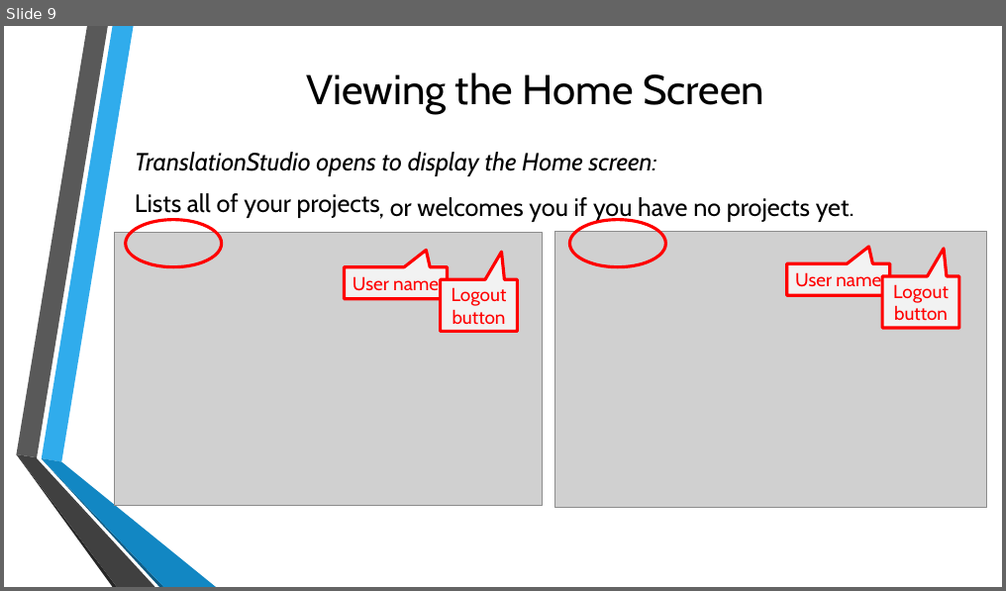
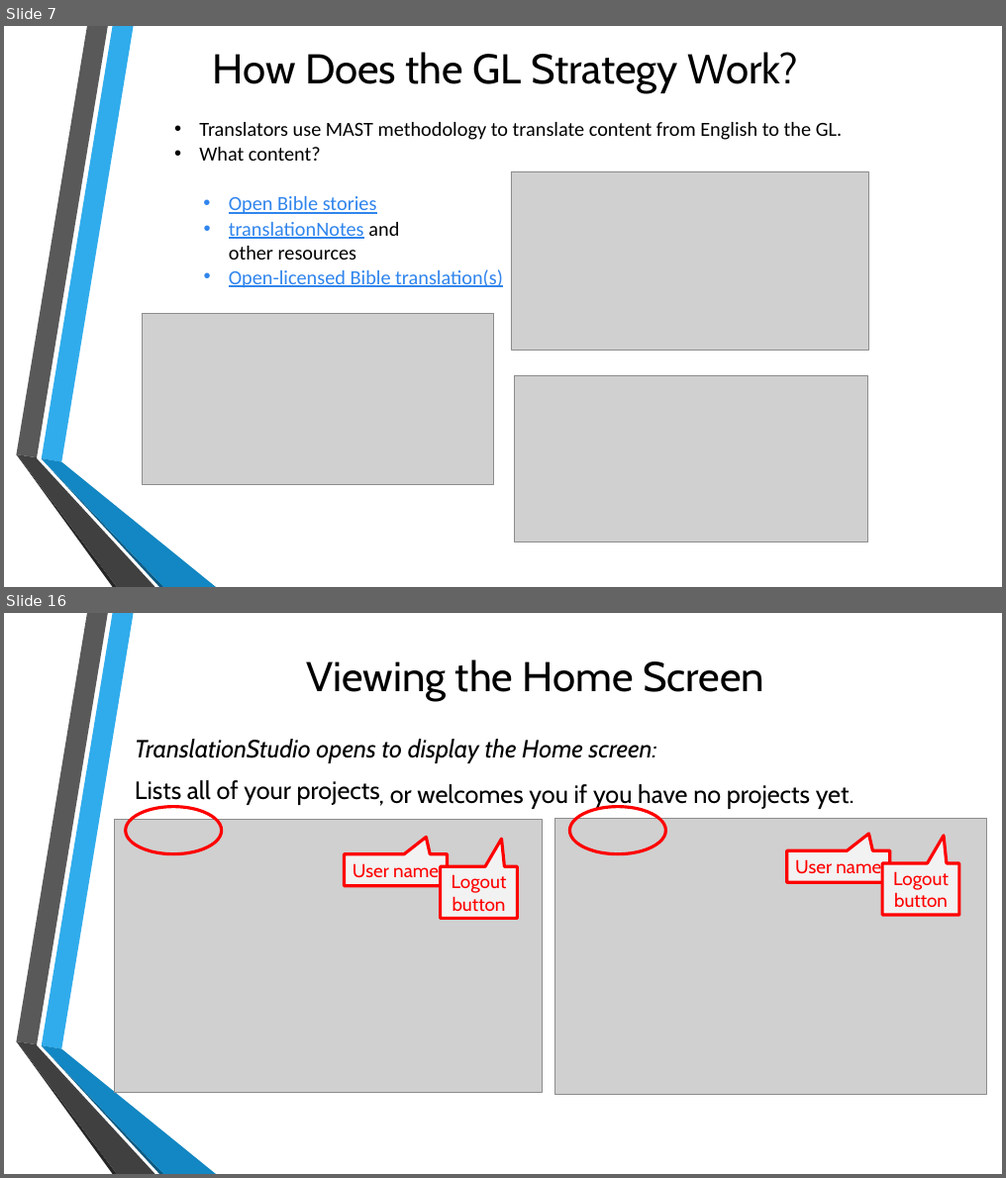
Before and after one commit to unfoldingWord-dev/translationStudio-Info, a slide deck: docs/GetStarted.pptx. Shown one above the other, each under a label of ours: slide 9 before the commit, slides 7 and 16 after it; the slides between them are not shown. The pictures are 1006x591 and 1006x1178 pixels, drawn with LibreOffice and Linux fonts; fonts in the diff are those of the drawing; grey boxes stand for pictures; background and template pictures are left out. Boxes give left, top, right and bottom in pixels: in the first picture for what was removed or moved away, otherwise in the second. Text is boxed around its words. In the diff, an @@ line names an element or a change of style, - is before the commit and + after.

```diff
--- a/docs/GetStarted.pptx
+++ b/docs/GetStarted.pptx
@@ slide 7 added at (x1=4, y1=26, x2=1002, y2=587), background picture (left out); not listed: 6 template elements that a slide beside it also shows @@
@@ text added at (x1=213, y1=52, x2=798, y2=93), 40 pt, text #000000 @@
+How Does the GL Strategy Work?
@@ text added at (x1=199, y1=122, x2=842, y2=140), 19.3 pt, text #000000 @@
+• Translators use MAST methodology to translate content from English to the GL.
@@ text added at (x1=199, y1=147, x2=321, y2=161), 19.3 pt, text #000000 @@
+• What content?
@@ picture added at (x1=511, y1=172, x2=868, y2=350) @@
@@ text added at (x1=229, y1=196, x2=377, y2=214), 19.3 pt, text #3085ED, underline @@
+  • Open Bible stories
@@ text added at (x1=229, y1=222, x2=399, y2=260), 19.3 pt, text #000000 @@
+  • translationNotes and
+    other resources
@@ text added at (x1=229, y1=270, x2=503, y2=288), 19.3 pt, text #3085ED, underline @@
+  • Open-licensed Bible translation(s)
@@ picture added at (x1=142, y1=313, x2=494, y2=485) @@
@@ picture added at (x1=515, y1=376, x2=868, y2=543) @@
@@ what was slide 9 is now slide 16 @@
```
Also in this commit, not shown: 7 slides changed, 8 other slides added, 2 slides removed, 1 other file.
